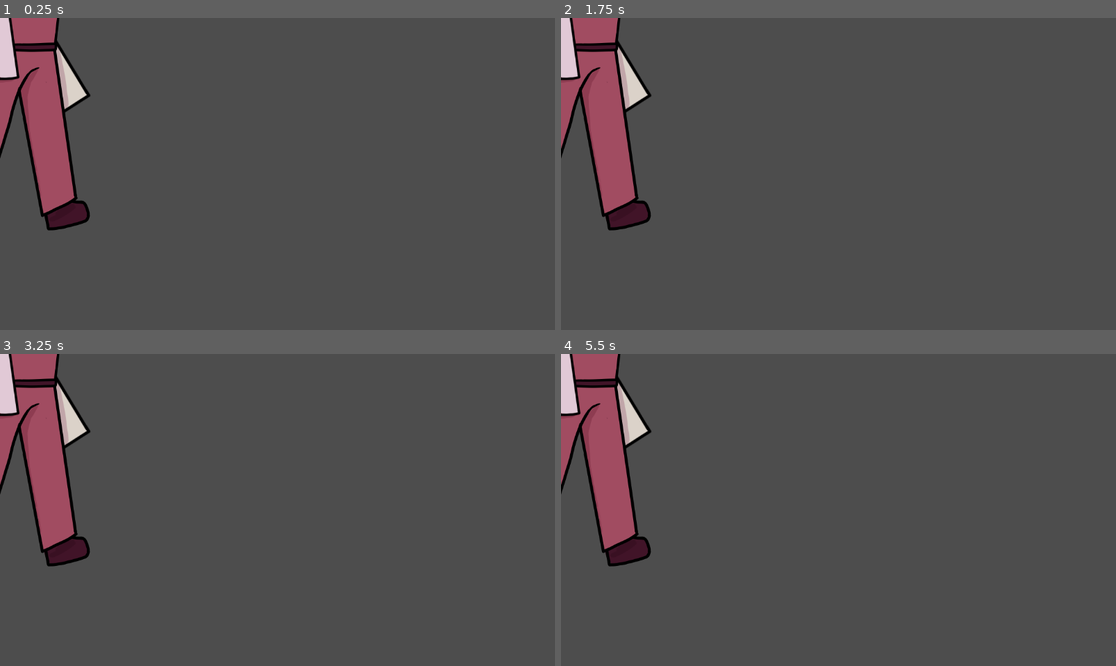
Above: before the commit, frames 1-4 (two rows, left to right).
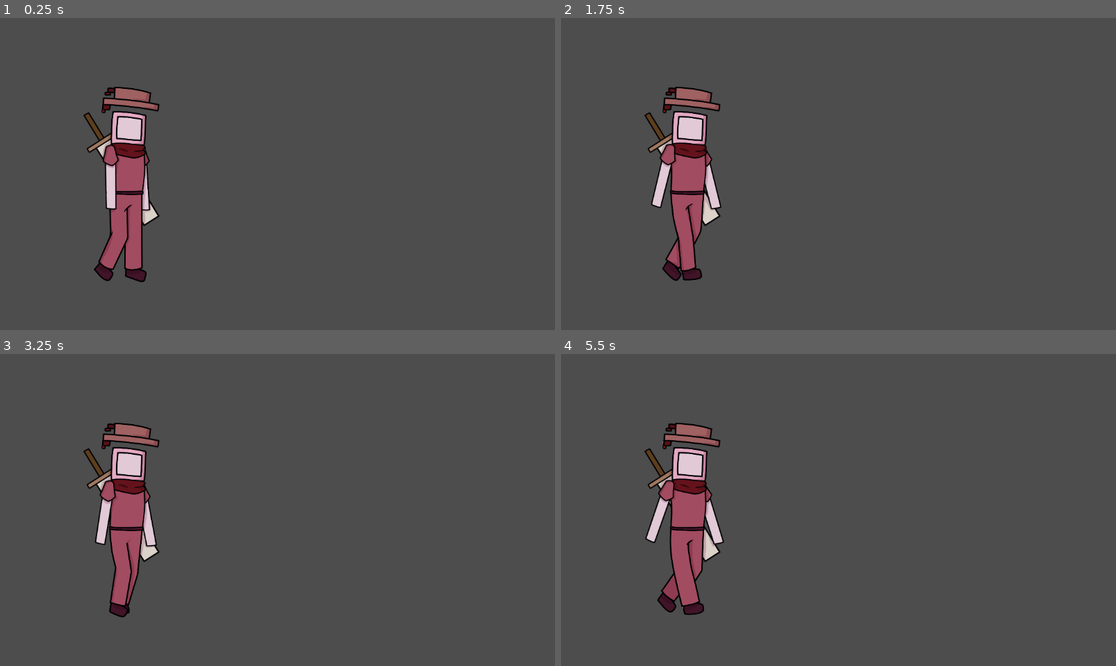
Above: after the commit, the same moments.

Repository: IrsyadNafie/GitExercise-G022
Game: Godot game, scene res://square_walk.tscn
Same seed, same stepped clock (60 frames per second), same inputs: the game is played once before the commit and once after it. Before the commit the project has no main scene; this scene is started directly in both runs.
Inputs:
- Up to frame 1 (0.25 s): no input
- Up to frame 2 (1.75 s): no input
- Up to frame 3 (3.25 s): tap Enter at 2 s
- Up to frame 4 (5.5 s): tap Space at 5 s

The runs differ from the first frame. In frame 1, 11% of the frame differs, in the area x 0-29%, y 0-85%; in frame 2, 12%; in frame 3, 11%; in frame 4, 12%, in the area x 0-30%, y 0-84%.

Commit message:
square walk 3 (with code that works)

Diff:
--- a/circle_walk.tscn
+++ b/circle_walk.tscn
@@ -40,15 +40,18 @@
 &"circle_walk": SubResource("Animation_cw3yn")
 }
 
-[node name="Node2D" type="Node2D"]
+[node name="circle_walk" type="CharacterBody2D"]
 
 [node name="circle walk" type="Sprite2D" parent="."]
+position = Vector2(238, 371)
+scale = Vector2(0.47, 0.47)
 texture = ExtResource("1_6ipmm")
 flip_h = true
 hframes = 3
 vframes = 3
 
-[node name="AnimationPlayer" type="AnimationPlayer" parent="."]
+[node name="AnimationPlayer" type="AnimationPlayer" parent="circle walk"]
+root_node = NodePath("../..")
 libraries = {
 &"": SubResource("AnimationLibrary_myruv")
 }
--- a/project.godot
+++ b/project.godot
@@ -11,6 +11,7 @@
 [application]
 
 config/name="MINI IT"
+run/main_scene="uid://b8sih6ljgrddi"
 config/features=PackedStringArray("4.4", "GL Compatibility")
 config/icon="res://icon.svg"
 
--- /dev/null
+++ b/square_walk.gd
@@ -0,0 +1,4 @@
+extends Sprite2D
+
+func _ready():
+	$AnimationPlayer.play("square_walk")
--- a/square_walk.tscn
+++ b/square_walk.tscn
@@ -1,6 +1,7 @@
-[gd_scene load_steps=5 format=3 uid="uid://b8sih6ljgrddi"]
+[gd_scene load_steps=6 format=3 uid="uid://b8sih6ljgrddi"]
 
 [ext_resource type="Texture2D" uid="uid://j3w0eq6e6tkm" path="res://square-walk.png" id="1_fhaoq"]
+[ext_resource type="Script" uid="uid://c8uqnov7ujh84" path="res://square_walk.gd" id="2_4nlve"]
 
 [sub_resource type="Animation" id="Animation_rb15e"]
 length = 0.001
@@ -44,12 +45,16 @@
 
 [node name="square walk" type="Sprite2D" parent="."]
 z_index = 7
+position = Vector2(241, 334)
+scale = Vector2(0.48, 0.48)
 texture = ExtResource("1_fhaoq")
 flip_h = true
 hframes = 4
 vframes = 3
+script = ExtResource("2_4nlve")
 
-[node name="AnimationPlayer" type="AnimationPlayer" parent="."]
+[node name="AnimationPlayer" type="AnimationPlayer" parent="square walk"]
+root_node = NodePath("../..")
 libraries = {
 &"": SubResource("AnimationLibrary_c5r2u")
 }
Not shown, added: square_walk.gd.uid
